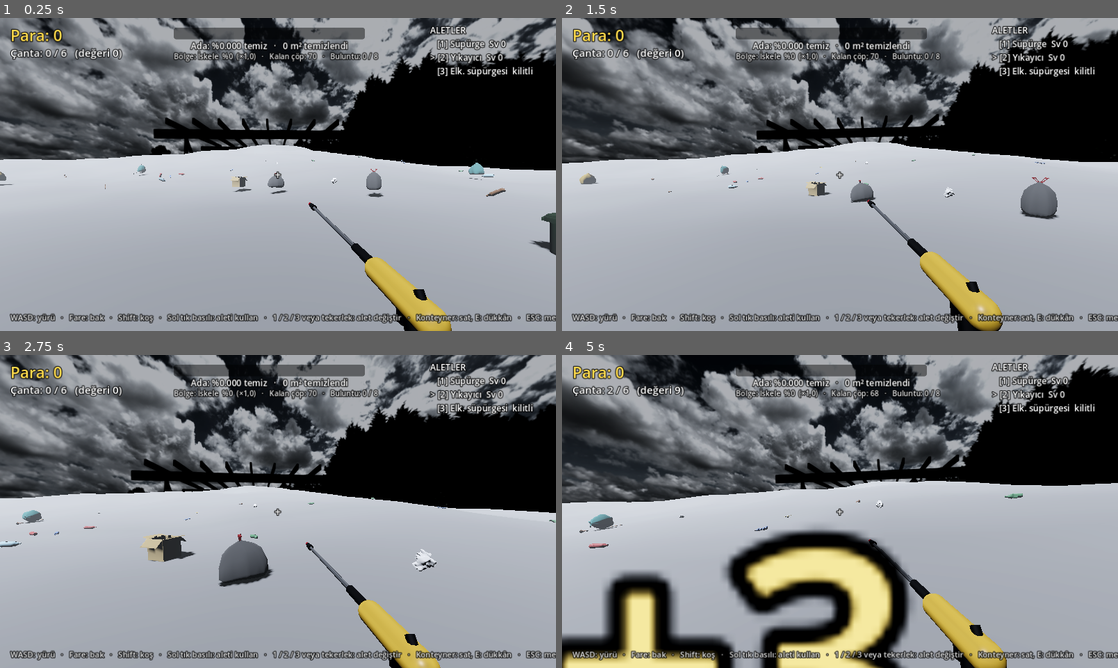
Above: before the commit, frames 1-4 (two rows, left to right).
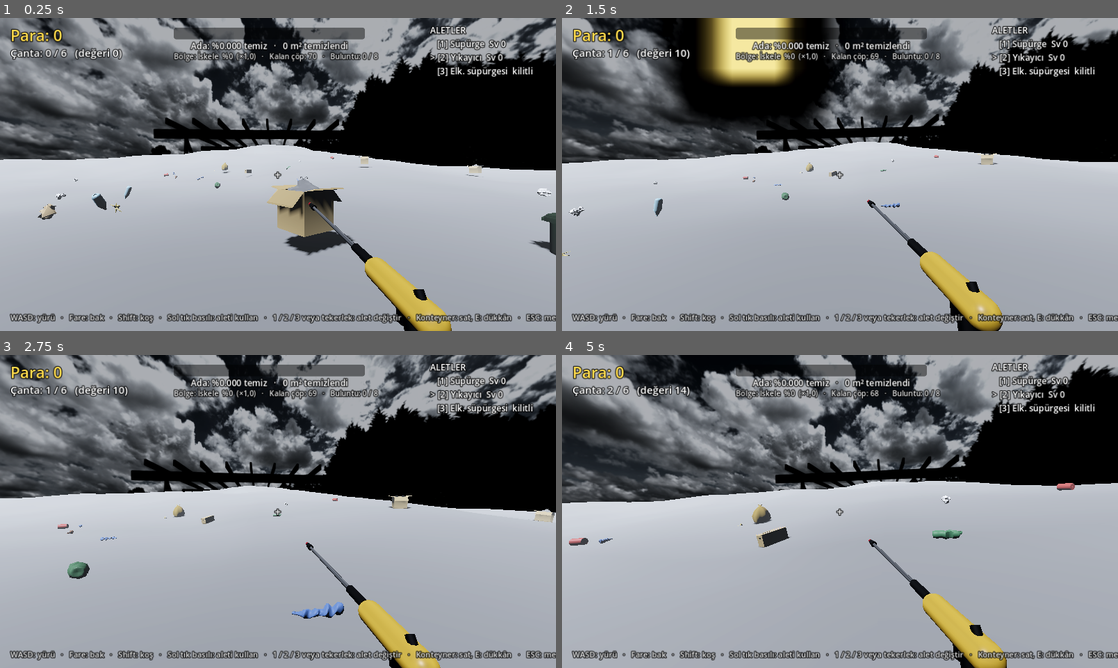
Above: after the commit, the same moments.

Repository: bogacavdar/Junk-to-Shine
Game: Godot game, scene res://main.tscn
Two runs of this game, one before a commit and one after it. Both use one fixed random seed, a clock stepped at 60 frames per second and the inputs below.
Inputs (mouse positions are in pixels of both pictures, inside the frame that each line leads up to):
- Up to frame 1 (0.25 s): no input
- Up to frame 2 (1.5 s): tap Enter at 0.5 s; move the mouse to (867, 174) at 0.52 s; hold E (interact) 0.53-1.28 s; hold W (move_up) from 0.53 s (still down); click (867, 174) at 0.67 s; move the mouse to (812, 174) at 1.27 s; tap Shift (run) at 1.35 s
- Up to frame 3 (2.75 s): keep holding W (move_up); move the mouse to (289, 505) at 2.02 s; press the mouse at (289, 505) at 2.03 s
- Up to frame 4 (5 s): keep holding W (move_up); move the mouse to (834, 517) at 2.77 s; release the mouse at (834, 517) at 2.78 s; tap 1 at 2.85 s; click (834, 517) at 2.92 s; move the mouse to (878, 514) at 3.52 s; tap 2 at 3.6 s; move the mouse to (795, 508) at 4.27 s; tap 3 at 4.35 s

The runs differ from the first frame. In frame 1, 3.1% of the frame differs, in the area x 0-100%, y 44-76%; in frame 2, 12%; in frame 3, 3.0%; in frame 4, 18%, in the area x 0-93%, y 10-100%.

Commit message:
Bölge yapıları: ahşap iskele, sahil şemsiyeleri, liman rıhtımı; bölge bitince yenilenir
- İskele: kırık/kaymış tahtalar, kazıklar, babalar; bölge bitince tahtalar yerine oturur, renk açılır
- Sahil: devrilmiş solgun şemsiyeler ve şezlonglar; bitince ayağa kalkar, renkleri canlanır
- Liman: batı kıyısında beton rıhtım, rampa, babalar, kasa yığınları
- Hepsi mevcut gerçek dokularla (ahşap, beton); yürünebilir çarpışma

Co-Authored-By: Claude Opus 5.5 <noreply@anthropic.com>
Claude-Session: https://claude.ai/code/session_01BTyhiHPd1tC3NJd2rRFT53

Diff:
--- a/scripts/main.gd
+++ b/scripts/main.gd
@@ -4,6 +4,7 @@
 
 const PlayerScript := preload("res://scripts/player.gd")
 const IslandScript := preload("res://scripts/island.gd")
+const PropsScript := preload("res://scripts/props.gd")
 const Models := preload("res://scripts/models.gd")
 
 # Çöp türleri: [dosya, boyut (m), değer, sıklık, renk (dokusu eksik olanlar için, yoksa null)]
@@ -71,6 +72,7 @@
 
 # --- Kir maskesi ---
 var island = null   # island.gd
+var props = null    # props.gd
 var spawn_point := Vector3.ZERO
 var sky_mat: ShaderMaterial
 var ocean_mat: ShaderMaterial
@@ -154,6 +156,7 @@
 	_setup_input()
 	_build_environment()
 	_build_island()
+	_build_props()
 	_build_ocean()
 	_build_container()
 	_build_player()
@@ -318,6 +321,21 @@
 	spawn_point = island.spawn_point
 	container_pos = Vector3(7.0, 0.0, spawn_point.z - 2.0)
 	container_pos.y = island.height_at(container_pos.x, container_pos.z)
+
+
+func _build_props() -> void:
+	var metal := StandardMaterial3D.new()
+	metal.albedo_color = Color(0.22, 0.23, 0.24)
+	metal.metallic = 0.8
+	metal.roughness = 0.45
+	var m := {
+		"wood": _tex_mat("wooden_gate", 1.2, 0.65, false),
+		"concrete": _tex_mat("square_concrete_pavers", 2.0),
+		"metal": metal,
+	}
+	props = PropsScript.new()
+	add_child(props)
+	props.setup(island, m, world_seed)
 
 
 func _build_ocean() -> void:
@@ -946,6 +964,7 @@
 	for zn in range(1, n):
 		if island.zone_unlocked(zn) and not zones_done.has(zn) and island.zone_fraction(zn) >= 0.97:
 			zones_done.append(zn)
+			props.restore(zn, false)
 			var reward: float = float(island.zone_total[zn]) * MONEY_PER_PIXEL * IslandScript.ZONE_MULT[zn] * 0.25 * money_mult()
 			money += reward
 			_show_banner("%s TERTEMİZ!  +%s" % [str(IslandScript.ZONE_NAMES[zn]).to_upper(), _fmt(reward)])
@@ -1433,6 +1452,7 @@
 	island.set_unlocked(int(zd.get("unlocked", 2)))
 	for v in zd.get("done", []):
 		zones_done.append(int(v))
+		props.restore(int(v), true)
 	for v in zd.get("spawned", [1]):
 		zones_spawned.append(int(v))
 
--- /dev/null
+++ b/scripts/props.gd
@@ -0,0 +1,300 @@
+extends Node3D
+## Bölgelerin yapıları: iskele, sahil şemsiyeleri, liman rıhtımı.
+## Her yapı önce yıpranmış görünür; bölge tamamlanınca "yenilenmiş" hâline geçer.
+
+var island = null            # island.gd
+var mats := {}               # "wood", "concrete", "metal"
+var zone_sets := {}          # bölge -> Array[Dictionary] (yenilenecek parçalar)
+var rng := RandomNumberGenerator.new()
+
+const DIRTY := Color(0.42, 0.40, 0.34)
+const DECK_Y := 1.35
+
+
+func setup(isl, materials: Dictionary, seed_value: int) -> void:
+	island = isl
+	mats = materials
+	rng.seed = seed_value
+	_build_pier()
+	_build_beach()
+	_build_harbor()
+
+
+# ---------------------------------------------------------------------
+# Ortak yardımcılar
+# ---------------------------------------------------------------------
+
+func _register(zone: int, item: Dictionary) -> void:
+	if not zone_sets.has(zone):
+		zone_sets[zone] = []
+	(zone_sets[zone] as Array).append(item)
+
+
+## Kirli kopya: aynı doku, koyu ve soluk renk. Yenilenince beyaza döner.
+func _dirty_copy(key: String) -> StandardMaterial3D:
+	var m: StandardMaterial3D = (mats[key] as StandardMaterial3D).duplicate()
+	m.albedo_color = DIRTY
+	return m
+
+
+func _box(parent: Node3D, pos: Vector3, size: Vector3, mat: Material, rot_y := 0.0) -> MeshInstance3D:
+	var mi := MeshInstance3D.new()
+	var bm := BoxMesh.new()
+	bm.size = size
+	mi.mesh = bm
+	mi.material_override = mat
+	mi.position = pos
+	mi.rotation.y = rot_y
+	parent.add_child(mi)
+	return mi
+
+
+func _collider(pos: Vector3, size: Vector3, rot_y := 0.0) -> void:
+	var body := StaticBody3D.new()
+	body.position = pos
+	body.rotation.y = rot_y
+	var cs := CollisionShape3D.new()
+	var bs := BoxShape3D.new()
+	bs.size = size
+	cs.shape = bs
+	body.add_child(cs)
+	add_child(body)
+
+
+func _cylinder(parent: Node3D, pos: Vector3, radius: float, height: float, mat: Material) -> MeshInstance3D:
+	var mi := MeshInstance3D.new()
+	var cm := CylinderMesh.new()
+	cm.top_radius = radius
+	cm.bottom_radius = radius
+	cm.height = height
+	cm.radial_segments = 12
+	mi.mesh = cm
+	mi.material_override = mat
+	mi.position = pos
+	parent.add_child(mi)
+	return mi
+
+
+## Kıyı noktası: merkezden verilen yöne doğru giderken karanın bittiği yer
+func _shore_point(dir: Vector2) -> Vector2:
+	var d := dir.normalized()
+	var r := 345.0
+	while r > 20.0:
+		var p := d * r
+		if island.height_at(p.x, p.y) > 0.3:
+			return p
+		r -= 1.0
+	return d * 20.0
+
+
+# ---------------------------------------------------------------------
+# İskele (bölge 1): başlangıç noktasından denize uzanan ahşap iskele
+# ---------------------------------------------------------------------
+
+func _build_pier() -> void:
+	var root := Node3D.new()
+	root.name = "Iskele"
+	add_child(root)
+	var sp: Vector3 = island.spawn_point
+	# İskele, başlangıçtan güneye doğru denize uzanır
+	var z0 := sp.z
+	while island.height_at(sp.x, z0) > 0.4 and z0 < sp.z + 60.0:
+		z0 += 0.5
+	var z_start := z0 - 6.0
+	var length := 34.0
+	var width := 3.6
+	var x := sp.x - 5.0
+	var wood := _dirty_copy("wood")
+	var metal: Material = mats["metal"]
+
+	# Tahtalar (MultiMesh): bazıları kırık / eksik
+	var plank := BoxMesh.new()
+	plank.size = Vector3(width, 0.07, 0.24)
+	var mm := MultiMesh.new()
+	mm.transform_format = MultiMesh.TRANSFORM_3D
+	mm.mesh = plank
+	var count := int(length / 0.27)
+	mm.instance_count = count
+	var full: Array[Transform3D] = []
+	var broken: Array[Transform3D] = []
+	for i in count:
+		var t := Transform3D(Basis(), Vector3(x, DECK_Y, z_start + i * 0.27))
+		full.append(t)
+		var r := rng.randf()
+		if r < 0.12:
+			broken.append(Transform3D(Basis().scaled(Vector3(0.001, 0.001, 0.001)), t.origin))   # eksik tahta
+		elif r < 0.3:
+			var b := Basis(Vector3(0, 0, 1), rng.randf_range(-0.12, 0.12)).rotated(Vector3.UP, rng.randf_range(-0.08, 0.08))
+			broken.append(Transform3D(b, t.origin + Vector3(rng.randf_range(-0.2, 0.2), -0.03, 0)))   # kaymış tahta
+		else:
+			broken.append(t)
+		mm.set_instance_transform(i, broken[i])
+	var mmi := MultiMeshInstance3D.new()
+	mmi.multimesh = mm
+	mmi.material_override = wood
+	root.add_child(mmi)
+
+	# Kirişler ve kazıklar
+	for side in [-1.0, 1.0]:
+		_box(root, Vector3(x + side * (width * 0.5 - 0.15), DECK_Y - 0.14, z_start + length * 0.5), Vector3(0.18, 0.2, length), wood)
+	var zz := z_start + 1.0
+	while zz < z_start + length:
+		for side in [-1.0, 1.0]:
+			var px: float = x + side * (width * 0.5 - 0.15)
+			var floor_h: float = minf(island.height_at(px, zz), DECK_Y - 0.3)
+			var h := DECK_Y - floor_h + 0.6
+			_cylinder(root, Vector3(px, floor_h - 0.6 + h * 0.5, zz), 0.13, h, wood)
+		zz += 3.0
+	# Babalar (halat bağlama) ve sonunda iki ahşap sandık
+	for k in 3:
+		_cylinder(root, Vector3(x + width * 0.5 - 0.3, DECK_Y + 0.25, z_start + 10.0 + k * 9.0), 0.11, 0.45, metal)
+	_box(root, Vector3(x - 1.0, DECK_Y + 0.35, z_start + length - 2.0), Vector3(0.7, 0.7, 0.7), wood, 0.3)
+	_box(root, Vector3(x - 0.95, DECK_Y + 1.05, z_start + length - 2.05), Vector3(0.6, 0.6, 0.6), wood, -0.2)
+
+	# Yürünebilir zemin
+	_collider(Vector3(x, DECK_Y - 0.05, z_start + length * 0.5), Vector3(width, 0.2, length))
+
+	_register(1, {"kind": "multimesh", "mm": mm, "full": full})
+	_register(1, {"kind": "material", "mat": wood})
+
+
+# ---------------------------------------------------------------------
+# Sahil (bölge 2): devrilmiş, solmuş şemsiyeler ve şezlonglar
+# ---------------------------------------------------------------------
+
+func _build_beach() -> void:
+	var root := Node3D.new()
+	root.name = "Sahil"
+	add_child(root)
+	var colors := [Color(0.85, 0.2, 0.15), Color(0.1, 0.45, 0.8), Color(0.95, 0.75, 0.15), Color(0.15, 0.6, 0.45)]
+	var placed := 0
+	var tries := 0
+	while placed < 10 and tries < 4000:
+		tries += 1
+		var a := rng.randf_range(-0.75, 0.75)
+		var dir := Vector2(sin(a), cos(a))
+		var shore := _shore_point(dir)
+		var p := shore - dir * rng.randf_range(4.0, 12.0)
+		var h: float = island.height_at(p.x, p.y)
+		if h < 0.5 or h > 1.5 or island.zone_at(p.x, p.y) != 2:
+			continue
+		placed += 1
+		var col: Color = colors[placed % colors.size()]
+		var faded := StandardMaterial3D.new()
+		faded.albedo_color = col.lerp(Color(0.55, 0.52, 0.48), 0.7)
+		faded.roughness = 0.9
+		faded.cull_mode = BaseMaterial3D.CULL_DISABLED
+		var umb := Node3D.new()
+		umb.position = Vector3(p.x, h, p.y)
+		root.add_child(umb)
+		_cylinder(umb, Vector3(0, 1.1, 0), 0.03, 2.2, mats["metal"])
+		var canopy := MeshInstance3D.new()
+		var cm := CylinderMesh.new()
+		cm.top_radius = 0.02
+		cm.bottom_radius = 1.4
+		cm.height = 0.45
+		cm.radial_segments = 8
+		cm.cap_bottom = false
+		canopy.mesh = cm
+		canopy.material_override = faded
+		canopy.position = Vector3(0, 2.15, 0)
+		umb.add_child(canopy)
+		# Devrilmiş hâli
+		var fall_rot := Vector3(deg_to_rad(rng.randf_range(65.0, 80.0)), rng.randf_range(0.0, TAU), 0)
+		var upright := Vector3(deg_to_rad(rng.randf_range(-4.0, 4.0)), fall_rot.y, 0)
+		umb.rotation = fall_rot
+		_register(2, {"kind": "node", "node": umb, "rot": upright})
+		_register(2, {"kind": "color", "mat": faded, "color": col})
+		# Yanına bir şezlong
+		var lounger := _box(root, Vector3(p.x + 1.6, h + 0.25, p.y + 0.4), Vector3(0.65, 0.08, 1.9), _dirty_copy("wood"), rng.randf_range(-0.4, 0.4))
+		_register(2, {"kind": "material", "mat": lounger.material_override})
+
+
+# ---------------------------------------------------------------------
+# Liman (bölge 3): batı kıyısında beton rıhtım, babalar, kasalar
+# ---------------------------------------------------------------------
+
+func _build_harbor() -> void:
+	var root := Node3D.new()
+	root.name = "Liman"
+	add_child(root)
+	var shore := _shore_point(Vector2(-1.0, 0.05))
+	var concrete := _dirty_copy("concrete")
+	var wood := _dirty_copy("wood")
+	var top := 1.7
+	var length := 46.0
+	var cx := shore.x - 4.0
+	var cz := shore.y
+	# Rıhtım bloğu: deniz tabanından üst seviyeye
+	var depth := top + 6.0
+	_box(root, Vector3(cx, top - depth * 0.5, cz), Vector3(9.0, depth, length), concrete)
+	_collider(Vector3(cx, top - 0.5, cz), Vector3(9.0, 1.0, length))
+	# Rıhtıma çıkış rampası (kıyı tarafı)
+	var ramp_h: float = maxf(island.height_at(cx + 7.0, cz), 0.5)
+	var ramp_len := 8.0
+	var ang := atan2(top - ramp_h, ramp_len)
+	var ramp := _box(root, Vector3(cx + 4.5 + ramp_len * 0.5, (top + ramp_h) * 0.5 - 0.15, cz), Vector3(ramp_len / cos(ang), 0.3, 6.0), concrete)
+	ramp.rotation.z = ang
+	var rb := StaticBody3D.new()
+	rb.position = ramp.position
+	rb.rotation.z = ang
+	var rcs := CollisionShape3D.new()
+	var rbs := BoxShape3D.new()
+	rbs.size = Vector3(ramp_len / cos(ang), 0.3, 6.0)
+	rcs.shape = rbs
+	rb.add_child(rcs)
+	add_child(rb)
+	# Babalar deniz kenarında
+	var zz := cz - length * 0.5 + 3.0
+	while zz < cz + length * 0.5:
+		_cylinder(root, Vector3(cx - 4.0, top + 0.3, zz), 0.18, 0.6, mats["metal"])
+		zz += 7.0
+	# Kasa yığınları
+	for k in 6:
+		var bx := cx + rng.randf_range(-1.5, 3.5)
+		var bz := cz + rng.randf_range(-length * 0.45, length * 0.45)
+		var stack := rng.randi_range(1, 3)
+		for s in stack:
+			_box(root, Vector3(bx, top + 0.45 + s * 0.9, bz), Vector3(0.9, 0.9, 0.9), wood, rng.randf_range(-0.3, 0.3))
+		_collider(Vector3(bx, top + 0.45 * stack, bz), Vector3(0.9, 0.9 * stack, 0.9))
+	_register(3, {"kind": "material", "mat": concrete})
+	_register(3, {"kind": "material", "mat": wood})
+
+
+# ---------------------------------------------------------------------
+# Yenileme
+# ---------------------------------------------------------------------
+
+## Bölge tamamlanınca yapıları yenile. instant: kayıttan yüklerken animasyonsuz.
+func restore(zone: int, instant: bool) -> void:
+	if not zone_sets.has(zone):
+		return
+	for item: Dictionary in zone_sets[zone]:
+		match str(item["kind"]):
+			"material":
+				var m: StandardMaterial3D = item["mat"]
+				if instant:
+					m.albedo_color = Color.WHITE
+				else:
+					create_tween().tween_property(m, "albedo_color", Color.WHITE, 2.5)
+			"color":
+				var m2: StandardMaterial3D = item["mat"]
+				var c: Color = item["color"]
+				if instant:
+					m2.albedo_color = c
+				else:
+					create_tween().tween_property(m2, "albedo_color", c, 2.5)
+			"node":
+				var n: Node3D = item["node"]
+				var r: Vector3 = item["rot"]
+				if instant:
+					n.rotation = r
+				else:
+					var tw := create_tween()
+					tw.tween_interval(rng.randf_range(0.0, 1.2))
+					tw.tween_property(n, "rotation", r, 0.9).set_trans(Tween.TRANS_BACK).set_ease(Tween.EASE_OUT)
+			"multimesh":
+				var mm: MultiMesh = item["mm"]
+				var full: Array = item["full"]
+				for i in full.size():
+					mm.set_instance_transform(i, full[i])
